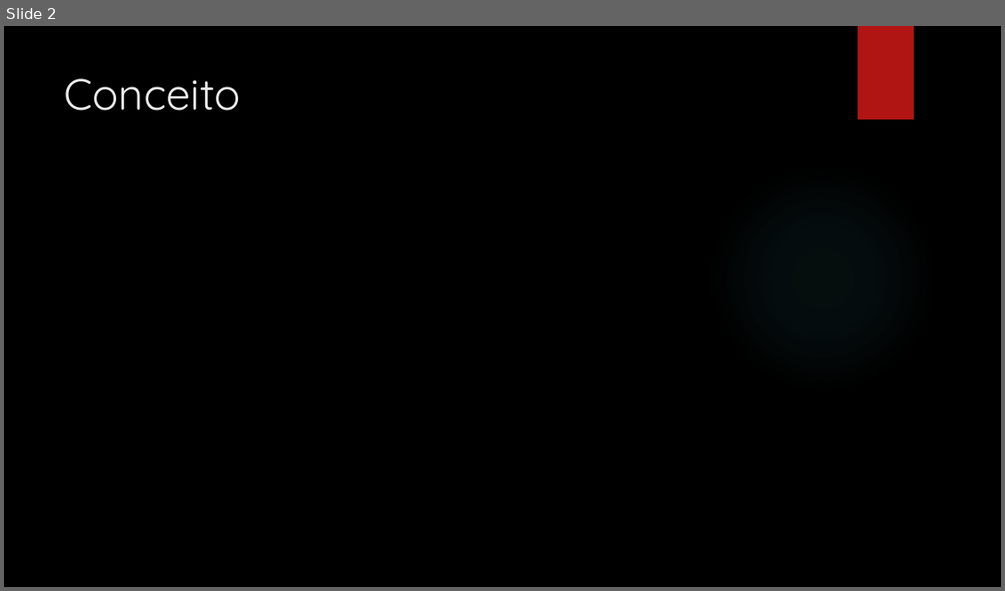
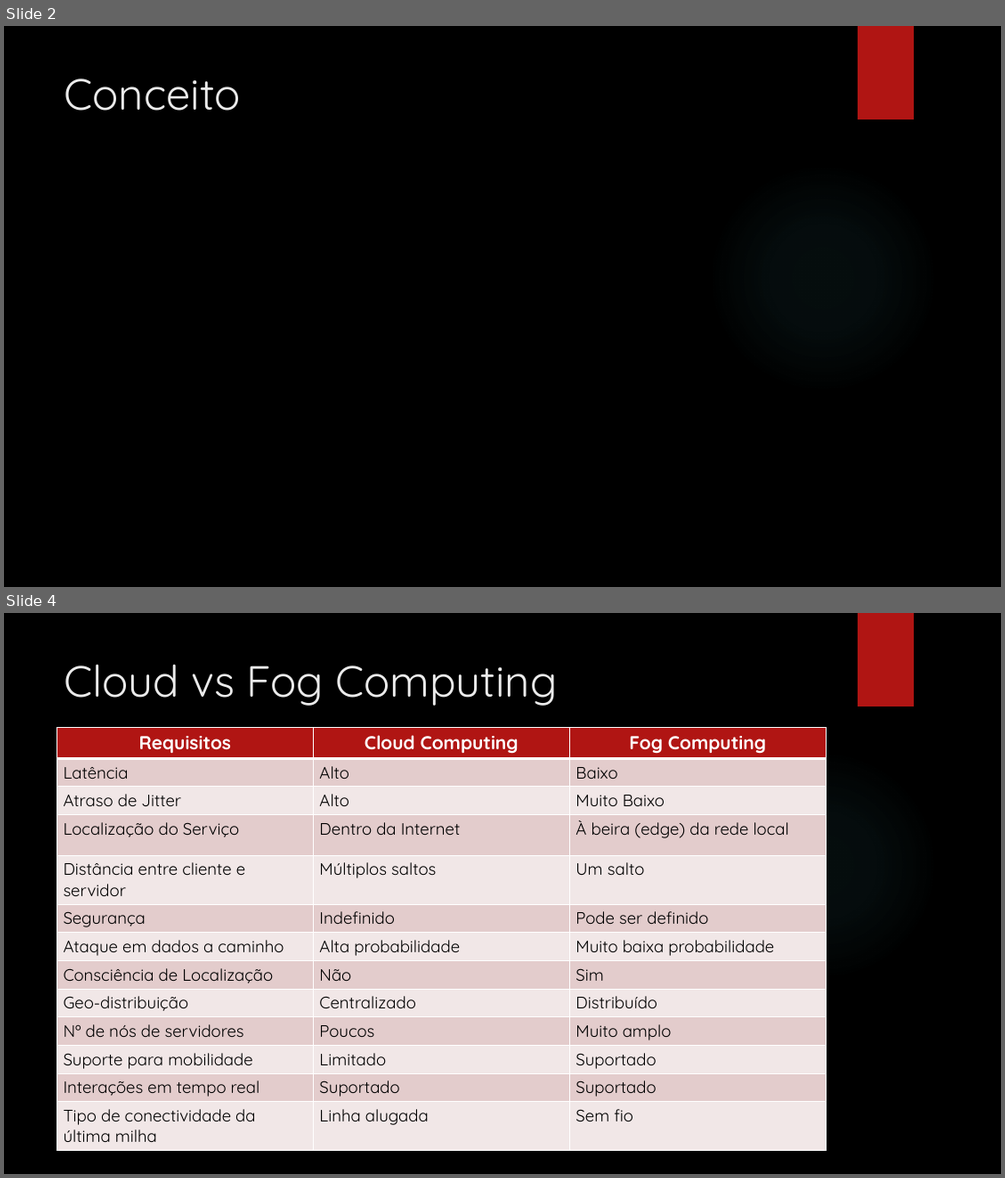
Before and after one commit to SephirothZX/AOC_2017_JPTB_FogComputing, a slide deck: Fog Computing.pptx. Shown one above the other, each under a label of ours: slide 2 before the commit, slides 2 and 4 after it; the slides between them are not shown. The pictures are 1005x591 and 1005x1178 pixels, drawn with LibreOffice and Linux fonts; fonts in the diff are those of the drawing; background and template pictures are left out. Boxes give left, top, right and bottom in pixels: in the first picture for what was removed or moved away, otherwise in the second. Text is boxed around its words. In the diff, an @@ line names an element or a change of style, - is before the commit and + after.

```diff
--- a/Fog Computing.pptx
+++ b/Fog Computing.pptx
@@ slide 4 added at <box>4,613,1001,1174</box>, background picture (left out); not listed: 2 template elements that a slide beside it also shows @@
@@ title added at <box>65,664,557,706</box>, 42 pt, text #EBEBEB @@
+Cloud vs Fog Computing
@@ table added at <box>57,728,826,1145</box>, 13 rows, 3 columns @@
+Requisitos | Cloud Computing | Fog Computing
+Latência | Alto | Baixo
+Atraso de Jitter | Alto | Muito Baixo
+Localização do Serviço | Dentro da Internet | À beira (edge) da rede local
+Distância entre cliente e servidor | Múltiplos saltos | Um salto
+Segurança | Indefinido | Pode ser definido
+Ataque em dados a caminho | Alta probabilidade | Muito baixa probabilidade
+Consciência de Localização | Não | Sim
+Geo-distribuição | Centralizado | Distribuído
+Nº de nós de servidores | Poucos | Muito amplo
+Suporte para mobilidade | Limitado | Suportado
+Interações em tempo real | Suportado | Suportado
+Tipo de conectividade da última milha | Linha alugada | Sem fio
```
Also in this commit, not shown: 2 other slides added, 3 slides removed.
